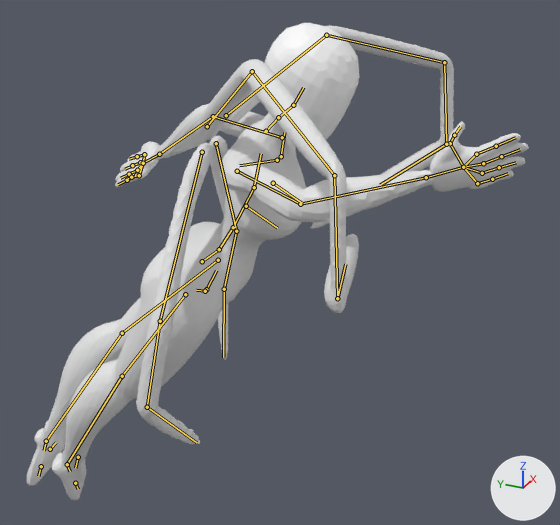
Renders of the glTF model scarlett-overload/Assets/Models/Player.glb from each side of a commit.
Rendered twice from a 50 mm lens placed at (-1.577, -0.941, 1.973), pointed at (0.14, -0.169, 1.115). The axes (+X, +Y, +Z) are drawn at lower right. The lights are the same throughout. The older version comes first. Both versions are drawn at frame 1 of the action 'Attack2'; the numbers are the values there. The bones that bend it are drawn over the model as lines.

In view in the first picture: 'Body', 'BottomArms', 'Hand', 'Head', 'TopArms'.
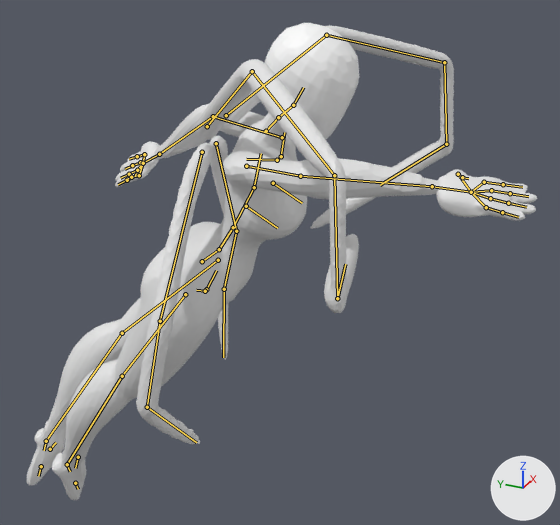
Edits to the bpy script that builds the scene:
```text
Change bone_shoulder_r:
    where bone_shoulder_r = bpy.data.objects['BodyRig'].pose.bones['shoulder.R']  # child of 'spine.003'
    bone_shoulder_r.rotation_quaternion: (1.0, 0.0, 0.0, 0.0) -> (0.95, 0.073, 0.3, 0.049)  # degrees (0, 0, 0) -> degrees (12, 34, 10)
Change bone_upper_arm_r:
    where bone_upper_arm_r = bpy.data.objects['BodyRig'].pose.bones['upper_arm.R']  # child of 'shoulder.R'
    bone_upper_arm_r.rotation_quaternion: (0.625, 0.551, 0.539, 0.12) -> (0.902, 0.384, 0.194, 0.028)  # degrees (103, 33, 62) -> degrees (48, 19, 12)
Change bone_forearm_r:
    where bone_forearm_r = bpy.data.objects['BodyRig'].pose.bones['forearm.R']  # child of 'upper_arm.R'
    bone_forearm_r.rotation_quaternion: (0.831, 0.183, 0.384, 0.359) -> (0.903, 0.356, 0.049, 0.233)  # degrees (42, 30, 59) -> degrees (42, -4, 27)
```

What differs and where, as boxes (x1, y1, x2, y2) in the pictures (560 x 525 px):
'Body', posed: before (27, 104, 434, 500); after (27, 104, 440, 500)
'Hand', posed (13% taller): before (115, 122, 529, 192); after (115, 142, 537, 221)
bone 'shoulder.R', root to tip: before (277, 160) to (239, 165); after (277, 160) to (246, 159)
bone 'upper_arm.R', root to tip: before (237, 171) to (300, 204); after (246, 166) to (300, 176)
bone 'forearm.R', root to tip: before (300, 204) to (426, 177); after (300, 176) to (432, 186)
